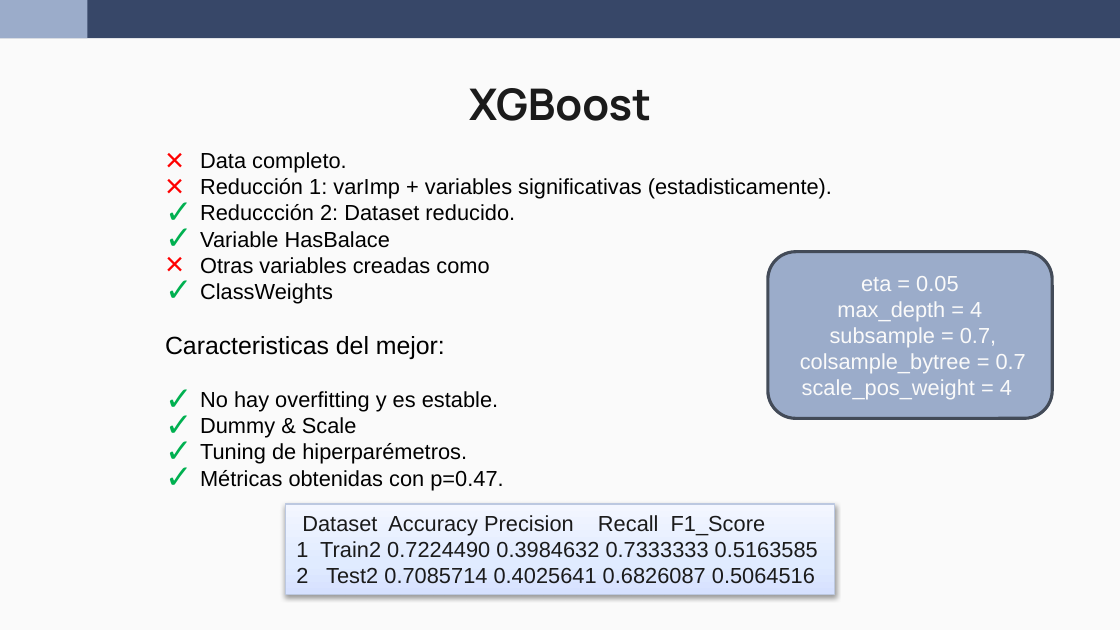
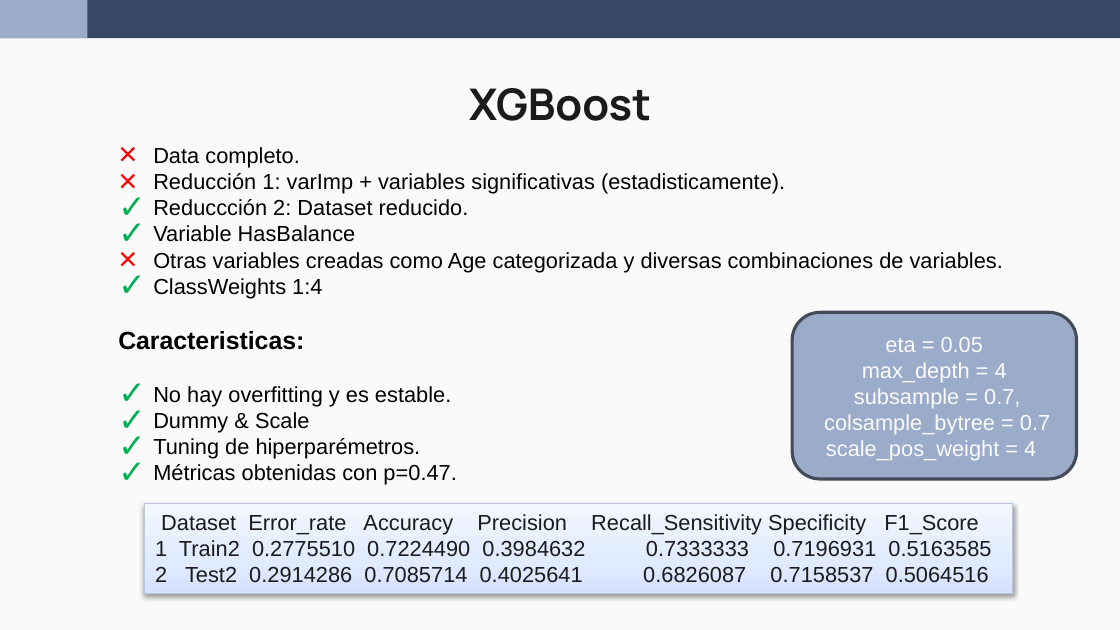
Before and after one commit to wen2111/Mineria, a slide deck: slide 9 of Entrega_2/00.REPORTE/Reporte_Grupo5_def.pptx. Drawn at 1120x630 pixels with LibreOffice and Linux fonts; fonts in the diff are those of the drawing. Boxes give left, top, right and bottom in pixels: in the first picture for what was removed or moved away, otherwise in the second. Text is boxed around its words. In the diff, an @@ line names an element or a change of style, - is before the commit and + after.

```diff
--- a/Entrega_2/00.REPORTE/Reporte_Grupo5_def.pptx
+++ b/Entrega_2/00.REPORTE/Reporte_Grupo5_def.pptx
@@ text "Data completo.": place and size @@
-text "Data completo." at (165,152,832,490)
+text "Data completo." at (118,147,1003,485)
@@ text at (118,225,1003,350): text changed @@
-✓ Variable HasBalace
-× Otras variables creadas como
-✓ ClassWeights
-Caracteristicas del mejor:
+✓ Variable HasBalance
+× Otras variables creadas como Age categorizada y diversas combinaciones de variables.
+✓ ClassWeights 1:4
+Caracteristicas:
@@ rounded rectangle "eta = 0.05": place and size @@
-rounded rectangle "eta = 0.05" at (768,252,1053,419)
+rounded rectangle "eta = 0.05" at (792,312,1076,479)
@@ rectangle "Dataset Error_rate Accuracy Precision Recall_Sensitivity ...": place and size @@
-rectangle "Dataset Error_rate Accuracy Precision Recall_Sensitivity ..." at (286,504,836,595)
+rectangle "Dataset Error_rate Accuracy Precision Recall_Sensitivity ..." at (144,503,1014,594)
@@ text in rectangle at (155,514,991,583): text changed @@
-Dataset Accuracy Precision Recall F1_Score
-1 Train2 0.7224490 0.3984632 0.7333333 0.5163585
-2 Test2 0.7085714 0.4025641 0.6826087 0.5064516
+Dataset Error_rate Accuracy Precision Recall_Sensitivity Specificity F1_Score
+1 Train2 0.2775510 0.7224490 0.3984632 0.7333333 0.7196931 0.5163585
+2 Test2 0.2914286 0.7085714 0.4025641 0.6826087 0.7158537 0.5064516
```
Also in this commit, not shown: 1 other slide changed.
